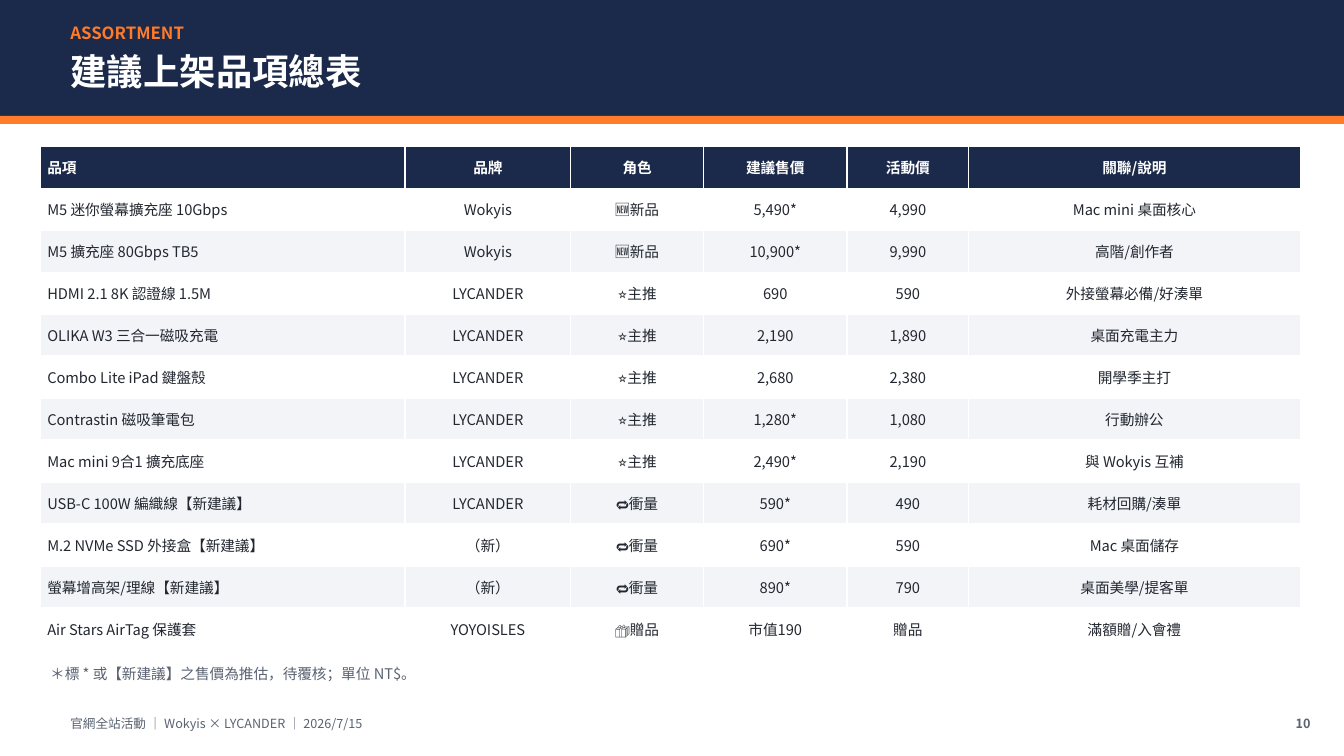
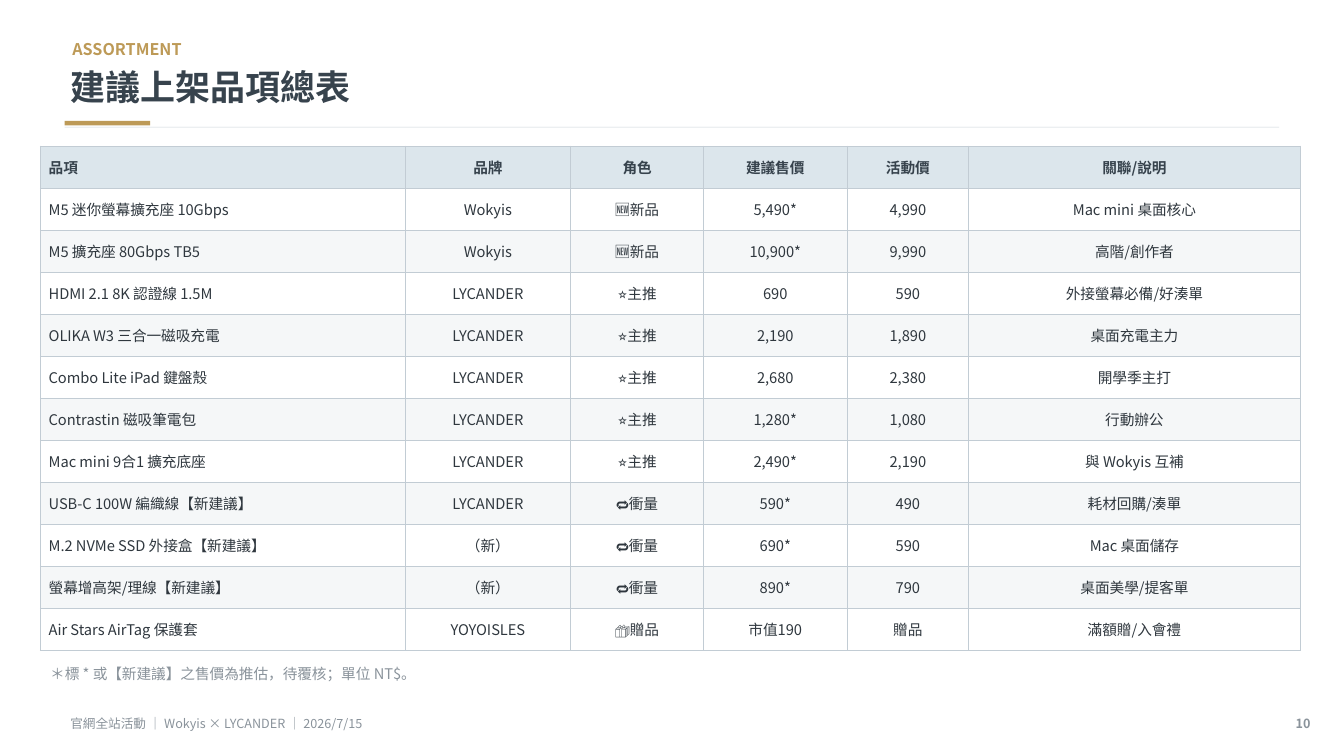
Before and after one commit to Lycander168/FrankAie-hub, a slide deck: slide 10 of projects/website-campaign-2026-0715/campaign-deck.pptx. Drawn at 1344x756 pixels with LibreOffice and Linux fonts; fonts in the diff are those of the drawing. Boxes give left, top, right and bottom in pixels: in the first picture for what was removed or moved away, otherwise in the second. Text is boxed around its words. In the diff, an @@ line names an element or a change of style, - is before the commit and + after.

```diff
--- a/projects/website-campaign-2026-0715/campaign-deck.pptx
+++ b/projects/website-campaign-2026-0715/campaign-deck.pptx
@@ rectangle removed at box(0, 0, 1344, 116) @@
@@ text "ASSORTMENT": place and size @@
-text "ASSORTMENT" at box(70, 26, 184, 40)
+text "ASSORTMENT" at box(72, 43, 181, 55)
@@ text "ASSORTMENT" at box(72, 43, 181, 55): size 12 to 11.5 pt, text colour #FF7A29 to #BD9A57 @@
@@ text "建議上架品項總表": place and size @@
-text "建議上架品項總表" at box(70, 54, 361, 89)
+text "建議上架品項總表" at box(70, 70, 350, 104)
@@ text "建議上架品項總表" at box(70, 70, 350, 104): size 26 to 25 pt, text colour #FFFFFF to #37434D @@
@@ table at box(40, 146, 1302, 650) @@
@@ fill #1B2A4A to #DCE6EC in row 1 @@
@@ fill #F2F4F8 to #F5F7F8 in 30 cells @@
@@ text colour #FFFFFF to #37434D in "品項", "品牌", "角色", "建議售價" and 2 more places @@
@@ text colour #222730 to #2F373E @@
@@ borders changed @@
@@ rectangle: place and size @@
-rectangle at box(0, 116, 1344, 124)
+rectangle at box(65, 126, 1279, 127)
@@ rectangle at box(65, 126, 1279, 127): fill #FF7A29 to #ECEFF1 @@
@@ rectangle added at box(65, 121, 150, 125), fill #BD9A57 @@
@@ text colour #5A6372 to #8A939B in 3 elements at box(50, 666, 416, 681), box(70, 717, 362, 731), box(1296, 718, 1311, 728) @@
```
Also in this commit, not shown: 19 other slides changed, 1 other file.
